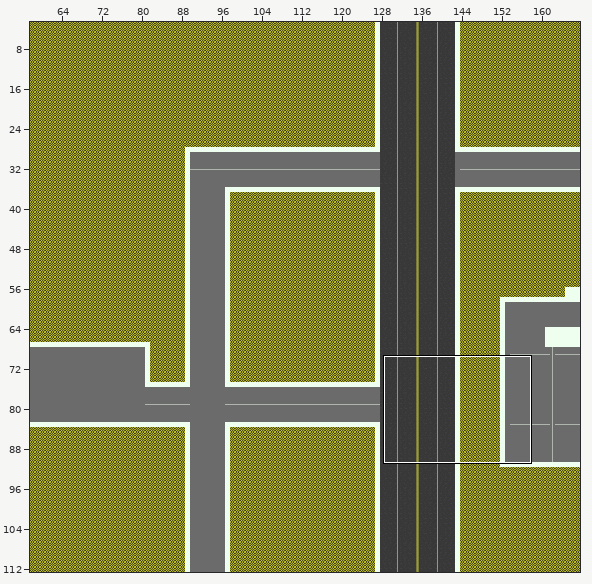
Tiled map -- Assets/Graphics/Maps/Retail/RetailDistrict.tmx. Above, an overview of the earlier version with the close-up marked.
Close-up. Before:
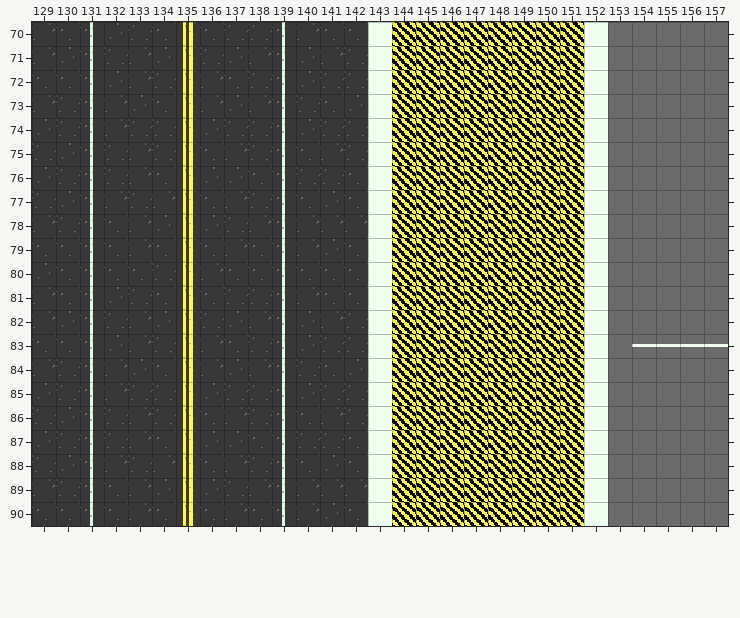
Cells are 16x16 px. Shown: x 129..157, y 70..90. The commit also changed other parts of the map, which this record leaves out.
The same view after the edit:
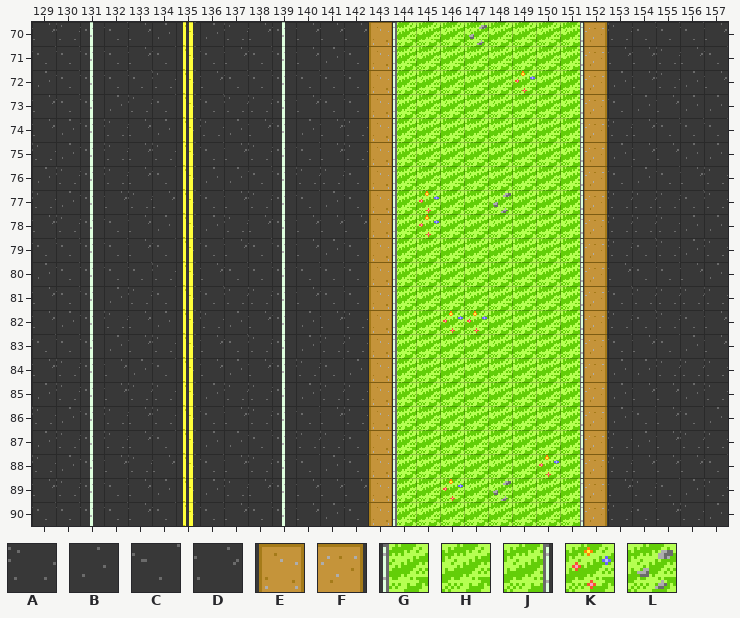
Key: from "RoadSidewalk": A 0, B 9, C 18, D 27, E 45, F 46; from "UrbanGreenspace": G 5, H 6, J 7, K 13, L 14.
_ is an empty cell.
Edits made:
{"where": "layer \"Graphics/BG\""}
{"y":70,"x":130,"old":"C","new":"A"}
{"y":70,"x":132,"old":"BAC","new":"CDB"}
{"y":70,"x":136,"old":"C","new":"B"}
{"y":70,"x":138,"old":"A","new":"D"}
{"y":70,"x":141,"old":"CC_______________","new":"DDEGHHLHHHJFACCCD"}
{"y":71,"x":129,"old":"DB","new":"CC"}
{"y":71,"x":132,"old":"A","new":"C"}
{"y":71,"x":134,"old":"B","new":"C"}
{"y":71,"x":136,"old":"ABD","new":"CDC"}
{"y":71,"x":140,"old":"BDA_______________","new":"DBCEGHHHHHHJFDDADC"}
{"y":72,"x":129,"old":"C","new":"B"}
{"y":72,"x":132,"old":"BD","new":"CC"}
{"y":72,"x":138,"old":"A","new":"C"}
{"y":72,"x":140,"old":"BAA_______________","new":"CCCEGHHHHKHJFBDABD"}
{"y":73,"x":130,"old":"A","new":"C"}
{"y":73,"x":132,"old":"DB","new":"BA"}
{"y":73,"x":136,"old":"DBD","new":"CAA"}
{"y":73,"x":140,"old":"A","new":"D"}
{"y":73,"x":142,"old":"B_______________","new":"CEGHHHHHHJFCBDBB"}
{"y":74,"x":129,"old":"BA","new":"DB"}
{"y":74,"x":132,"old":"DAA","new":"ADB"}
{"y":74,"x":136,"old":"BAA","new":"ABD"}
{"y":74,"x":141,"old":"A","new":"D"}
{"y":74,"x":143,"old":"_______________","new":"EGHHHHHHJFADCCC"}
{"y":75,"x":143,"old":"_______________","new":"EGHHHHHHJFBDDBB"}
{"y":76,"x":143,"old":"_______________","new":"EGHHHHHHJFCBCDA"}
{"y":77,"x":143,"old":"_______________","new":"EGKHHLHHJFAAACA"}
{"y":78,"x":143,"old":"_______________","new":"EGKHHHHHJFAAABB"}
{"y":79,"x":143,"old":"_______________","new":"EGHHHHHHJFACABA"}
{"y":80,"x":143,"old":"_______________","new":"EGHHHHHHJFDCCDB"}
{"y":81,"x":143,"old":"_______________","new":"EGHHHHHHJFCAAAA"}
{"y":82,"x":143,"old":"_______________","new":"EGHKKHHHJFACACD"}
{"y":83,"x":143,"old":"_______________","new":"EGHHHHHHJFCDCBD"}
{"y":84,"x":143,"old":"_______________","new":"EGHHHHHHJFBBAAA"}
{"y":85,"x":143,"old":"_______________","new":"EGHHHHHHJFBDDBA"}
{"y":86,"x":143,"old":"_______________","new":"EGHHHHHHJFBCDCB"}
{"y":87,"x":143,"old":"_______________","new":"EGHHHHHHJFABDAA"}
{"y":88,"x":143,"old":"_______________","new":"EGHHHHHKJFADDDC"}
{"y":89,"x":143,"old":"_______________","new":"EGHKHLHHJFDACBA"}
{"y":90,"x":143,"old":"_______________","new":"EGHHHHHHJFACDAB"}
{"label":"changed","picture_box":[32,22,80,136]}
{"label":"changed","picture_box":[104,22,176,136]}
{"label":"changed","picture_box":[200,22,272,136]}
{"label":"changed","picture_box":[296,22,728,526]}
